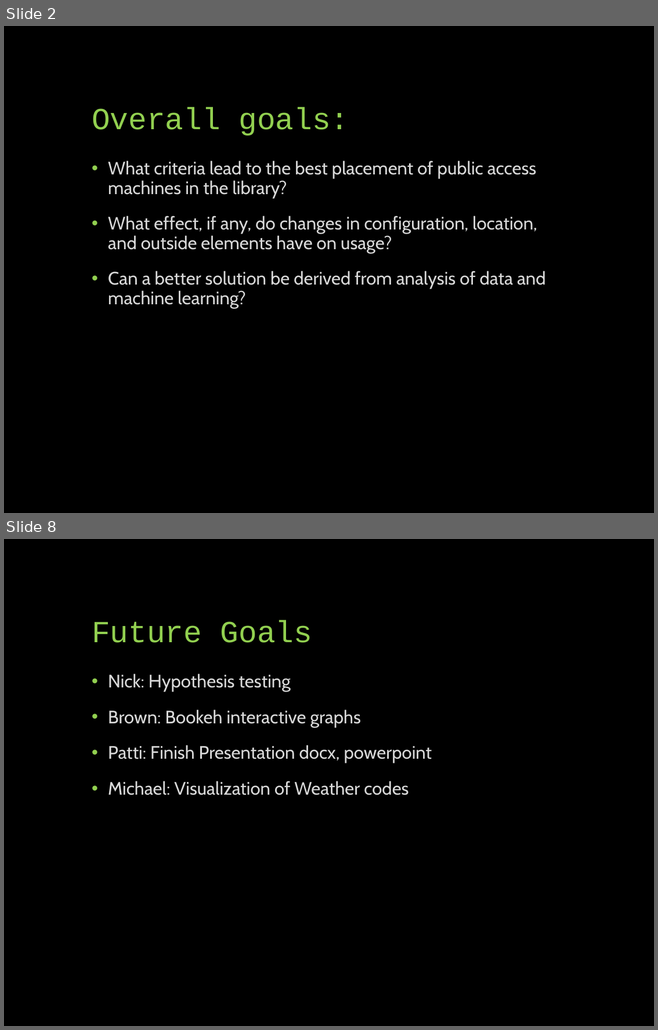
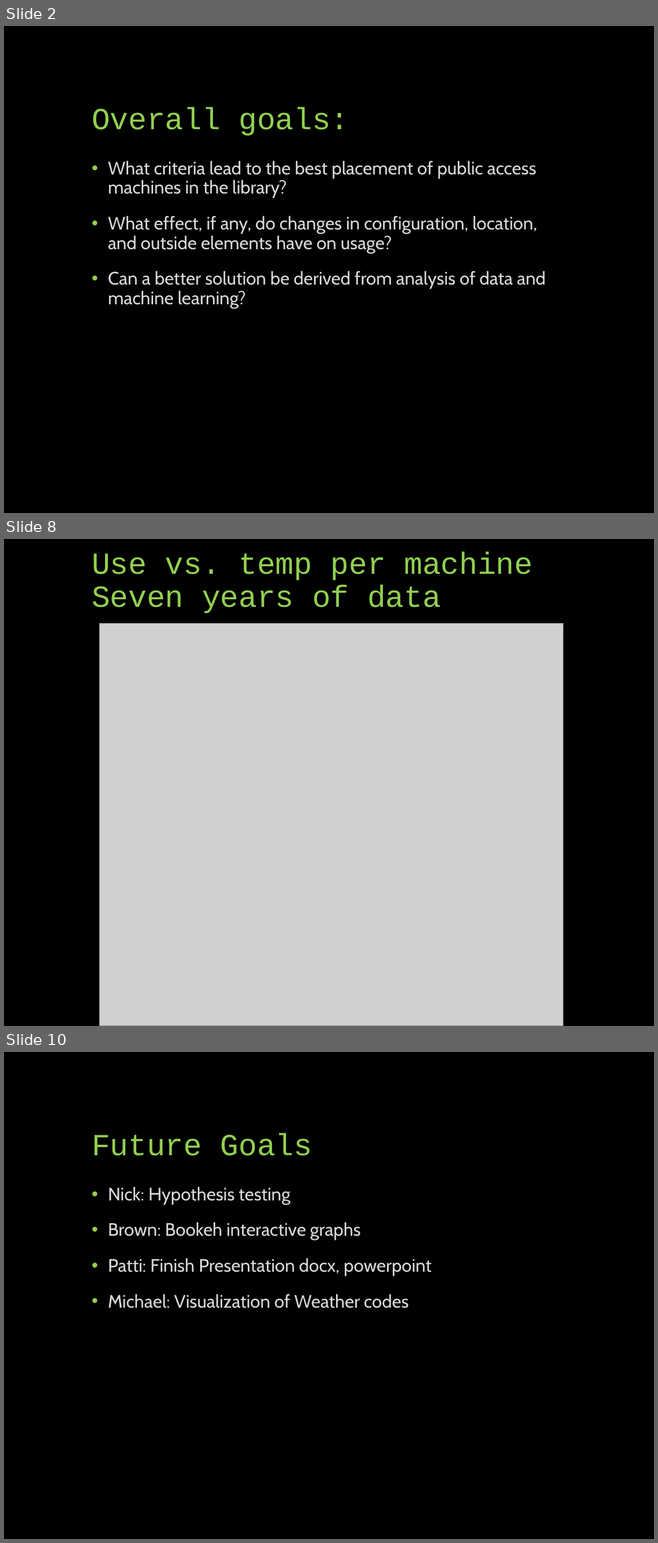
Before and after one commit to UNCG-CSE/Library-Computer-Usage-Analysis, a slide deck: docs/Computers in the Libraries.pptx. Shown one above the other, each under a label of ours: slides 2 and 8 before the commit, slides 2, 8 and 10 after it; the slides between them are not shown. The pictures are 658x1030 and 658x1543 pixels, drawn with LibreOffice and Linux fonts; fonts in the diff are those of the drawing; grey boxes stand for pictures. Boxes give left, top, right and bottom in pixels: in the first picture for what was removed or moved away, otherwise in the second. Text is boxed around its words. In the diff, an @@ line names an element or a change of style, - is before the commit and + after.

Commit message:
Add two additional plots for comparison of six months vs. full data set.

```diff
--- a/docs/Computers in the Libraries.pptx
+++ b/docs/Computers in the Libraries.pptx
@@ slide 8 added at <box>4,539,654,1026</box>, background #000000 @@
@@ text added at <box>92,552,532,613</box>, 34 pt, text #92D050 @@
+Use vs. temp per machine
+Seven years of data
@@ picture added at <box>100,624,563,1026</box> @@
@@ what was slide 8 is now slide 10 @@
```
Also in this commit, not shown: 5 slides changed, 2 other slides added, 1 slide removed.
